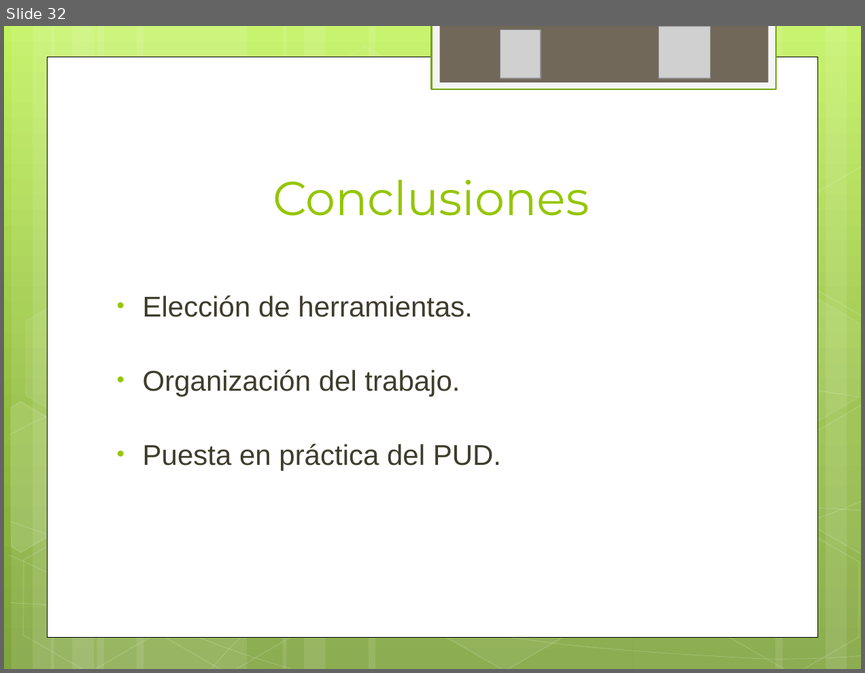
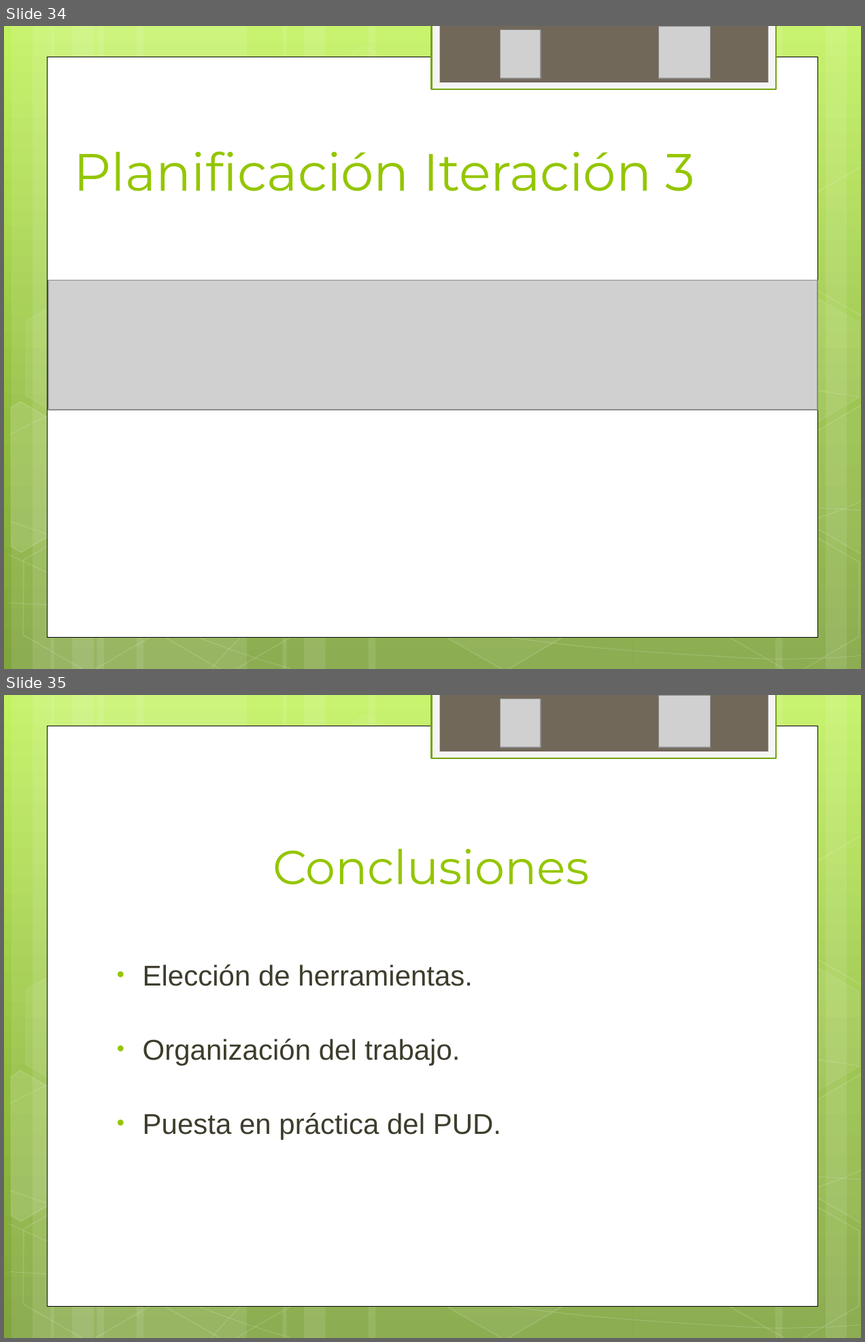
Before and after one commit to ptissera/habilitacion-profesional-2012-4k4, a slide deck: Documentacion/Proyecto/Iteracion3/Presentacion 3 - Modelos del Sistema.pptx. Shown one above the other, each under a label of ours: slide 32 before the commit, slides 34 and 35 after it. The pictures are 865x673 and 865x1342 pixels, drawn with LibreOffice and Linux fonts; fonts in the diff are those of the drawing; grey boxes stand for pictures. Boxes give left, top, right and bottom in pixels: in the first picture for what was removed or moved away, otherwise in the second. Text is boxed around its words. In the diff, an @@ line names an element or a change of style, - is before the commit and + after.

```diff
--- a/Documentacion/Proyecto/Iteracion3/Presentacion 3 - Modelos del Sistema.pptx
+++ b/Documentacion/Proyecto/Iteracion3/Presentacion 3 - Modelos del Sistema.pptx
@@ slide 34 added at box(4, 26, 861, 669), background gradient #C3F35F to #93BF3F to #81A53E; not listed: 31 template elements that a slide beside it also shows @@
@@ picture added at box(500, 29, 541, 78) @@
@@ picture added at box(659, 27, 711, 79) @@
@@ title added at box(73, 151, 695, 191), 44 pt, text #94C600 @@
+Planificación Iteración 3
@@ picture added at box(49, 280, 818, 409) @@
@@ what was slide 32 is now slide 35 @@
```
Also in this commit, not shown: 16 slides changed, 3 other slides added.
